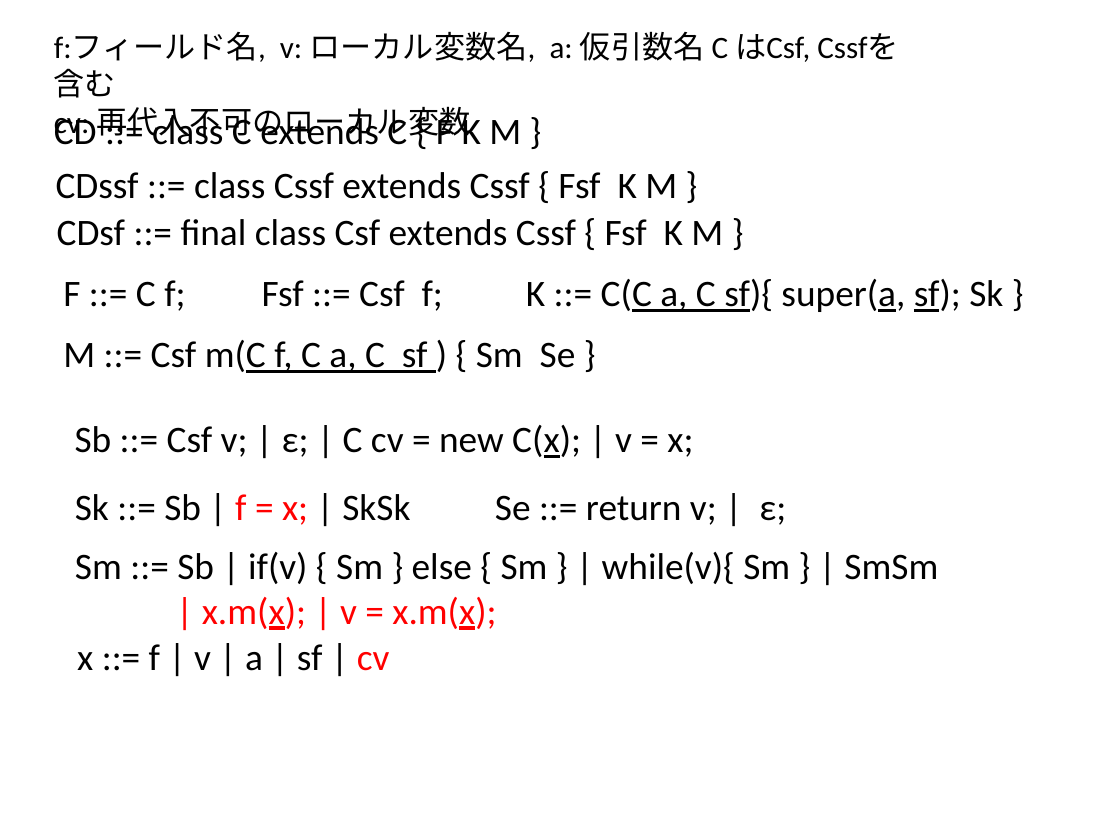
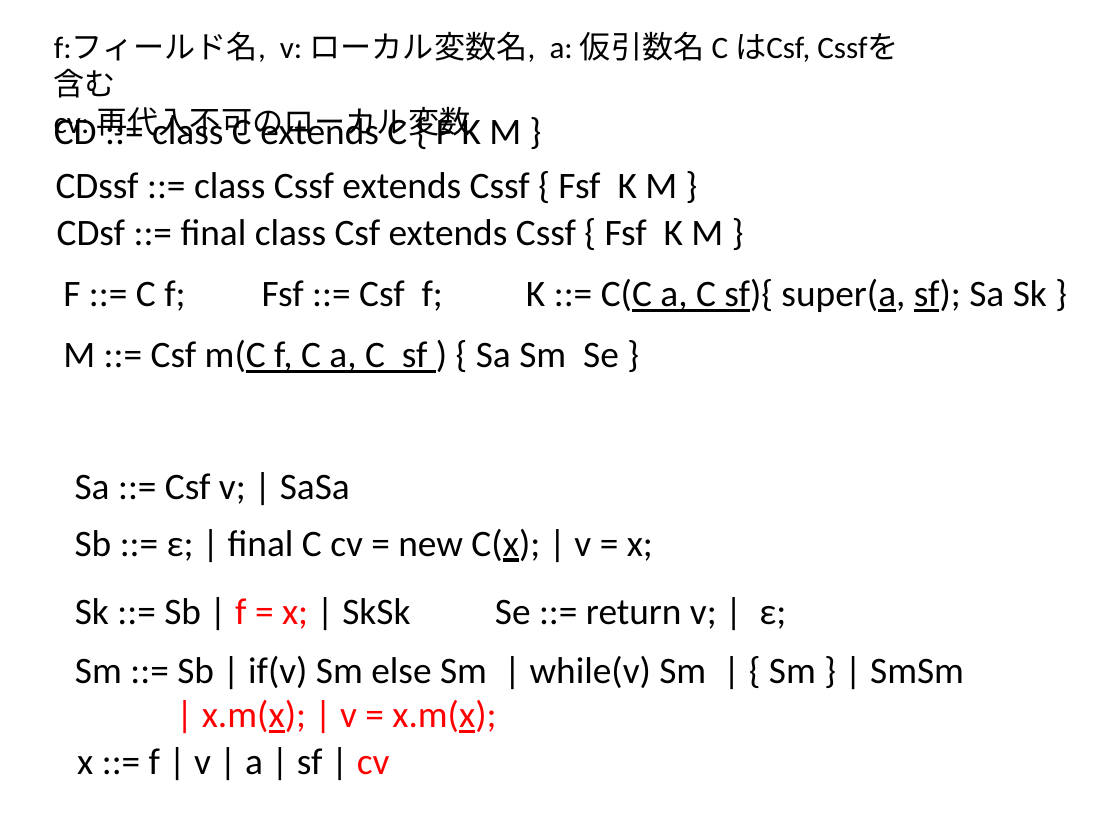
Before and after one commit to kikaineko/misc, a slide deck: slide 2 of study/draft/keisikika.pptx. Drawn at 1120x840 pixels with LibreOffice and Linux fonts; fonts in the diff are those of the drawing. Boxes give left, top, right and bottom in pixels: in the first picture for what was removed or moved away, otherwise in the second. Text is boxed around its words. In the diff, an @@ line names an element or a change of style, - is before the commit and + after.

```diff
--- a/study/draft/keisikika.pptx
+++ b/study/draft/keisikika.pptx
@@ text at (526, 279, 1047, 312): text changed @@
-K ::= C(C a, C sf){ super(a, sf); Sk }
+K ::= C(C a, C sf){ super(a, sf); Sa Sk }
@@ text at (63, 340, 619, 373): text changed @@
-M ::= Csf m(C f, C a, C sf ) { Sm Se }
+M ::= Csf m(C f, C a, C sf ) { Sa Sm Se }
@@ text added at (75, 473, 350, 504), 24 pt, text #000000 @@
+Sa ::= Csf v; | SaSa
@@ text at (75, 529, 653, 562): text changed @@
-Sb ::= Csf v; | ε; | C cv = new C(x); | v = x;
+Sb ::= ε; | final C cv = new C(x); | v = x;
@@ text "Sk ::= Sb | f ...": place and size @@
-text "Sk ::= Sb | f ..." at (75, 494, 786, 525)
+text "Sk ::= Sb | f ..." at (75, 598, 786, 629)
@@ text "Sm ::= Sb | if(v) ...": place and size @@
-text "Sm ::= Sb | if(v) ..." at (75, 552, 938, 630)
+text "Sm ::= Sb | if(v) ..." at (75, 656, 964, 733)
@@ text at (75, 656, 964, 688): text changed @@
-Sm ::= Sb | if(v) { Sm } else { Sm } | while(v){ Sm } | SmSm
+Sm ::= Sb | if(v) Sm else Sm | while(v) Sm | { Sm } | SmSm
@@ text "x ::= f | v ...": place and size @@
-text "x ::= f | v ..." at (77, 644, 390, 671)
+text "x ::= f | v ..." at (77, 748, 390, 775)
```
Also in this commit, not shown: 1 other slide changed, 3 slides added, 1 slide removed.
